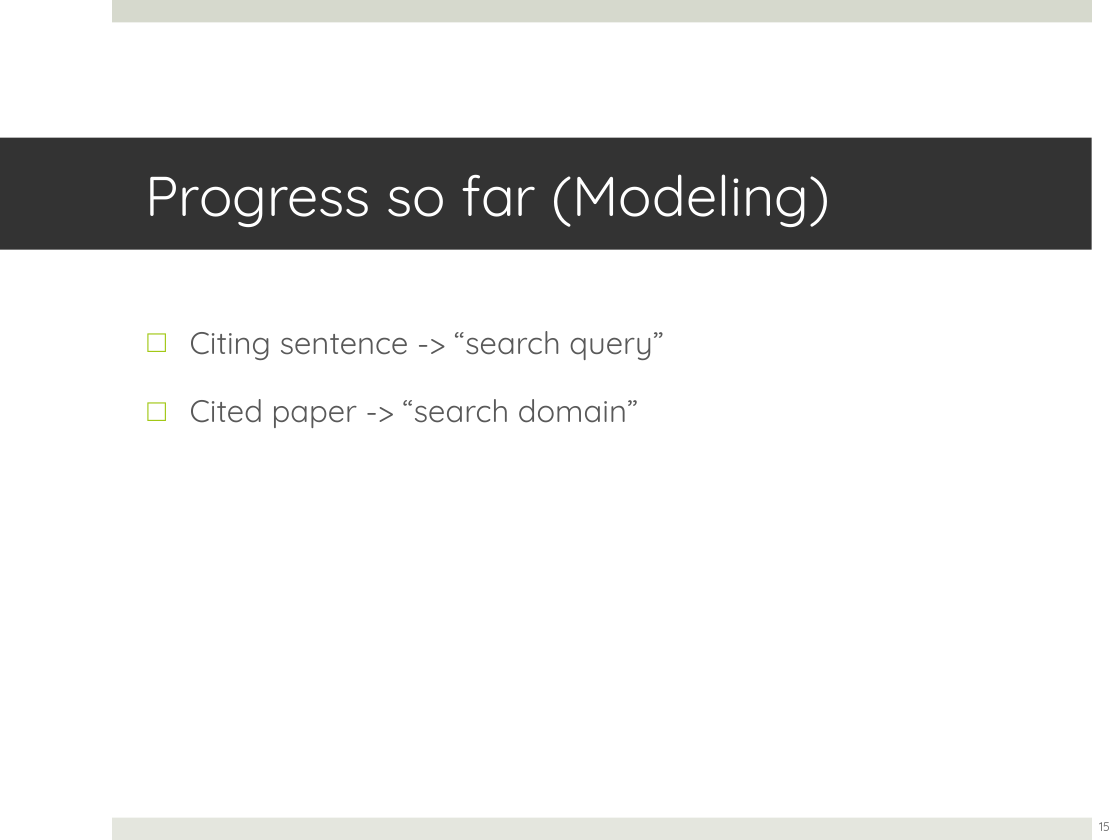
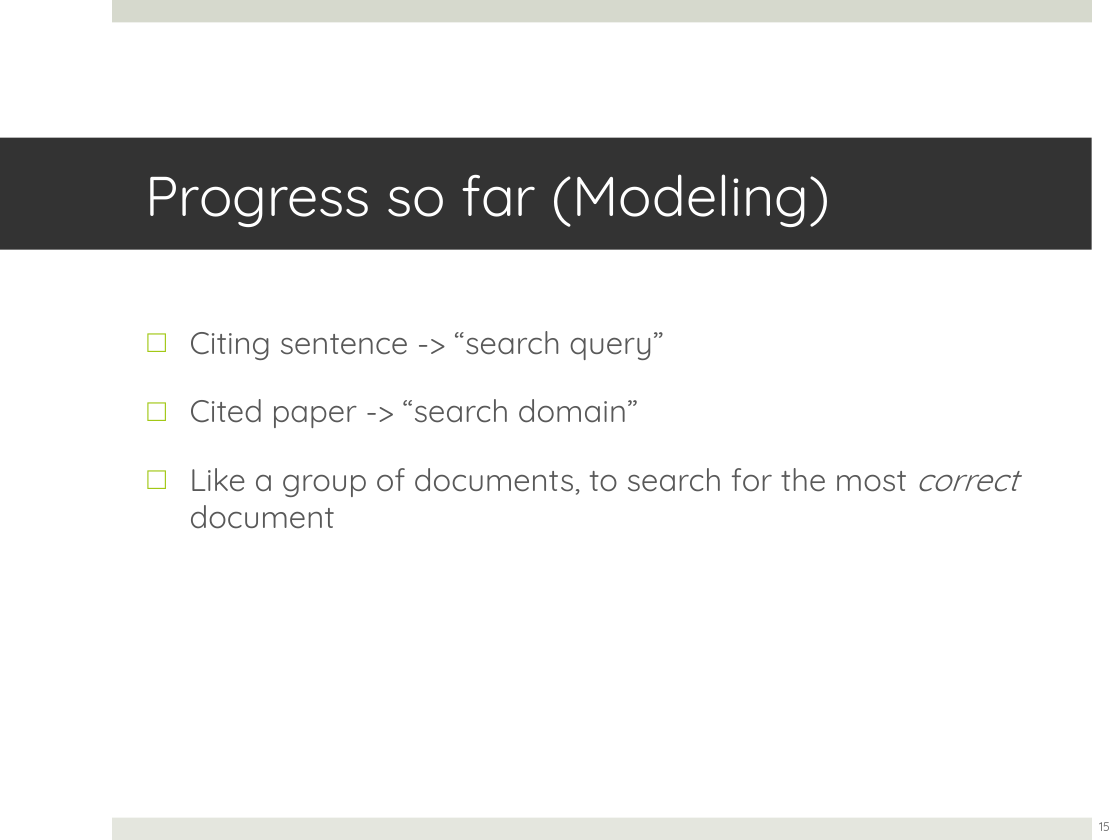
Before and after one commit to lwheng/fyp, a slide deck: slide 15 of presentation/fypupdate25may2012.ppt. Drawn at 1120x840 pixels with LibreOffice and Linux fonts; fonts in the diff are those of the drawing. Boxes give left, top, right and bottom in pixels: in the first picture for what was removed or moved away, otherwise in the second. Text is boxed around its words. In the diff, an @@ line names an element or a change of style, - is before the commit and + after.

```diff
--- a/presentation/fypupdate25may2012.ppt
+++ b/presentation/fypupdate25may2012.ppt
@@ text at box(190, 468, 1018, 529): paragraph added @@
+□ Like a group of documents, to search for the most correct document
```
Also in this commit, not shown: 3 other slides changed.
